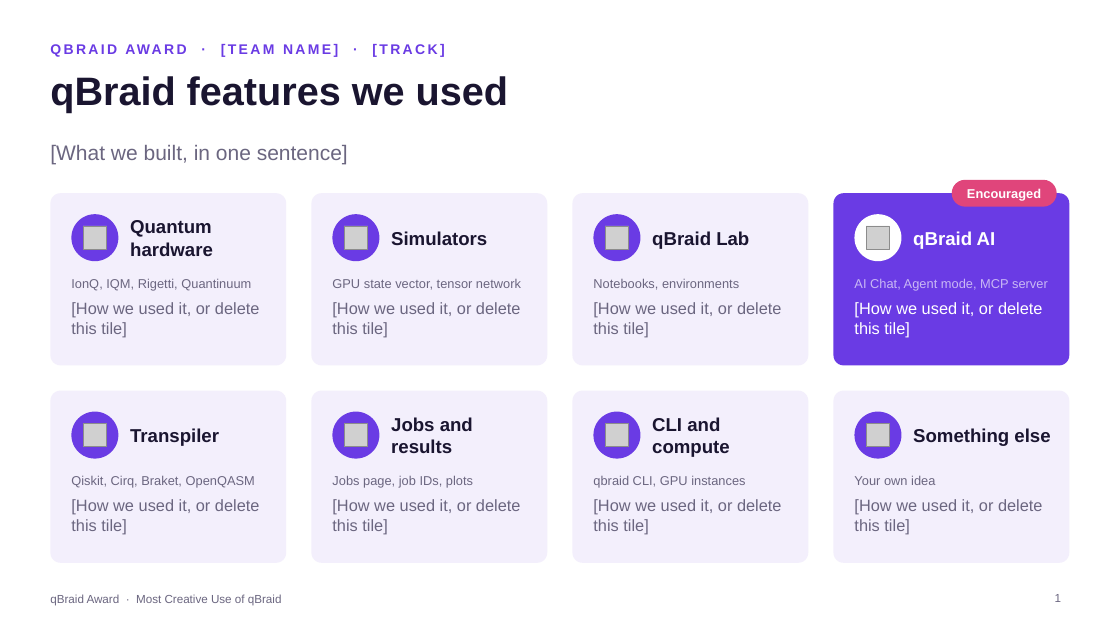
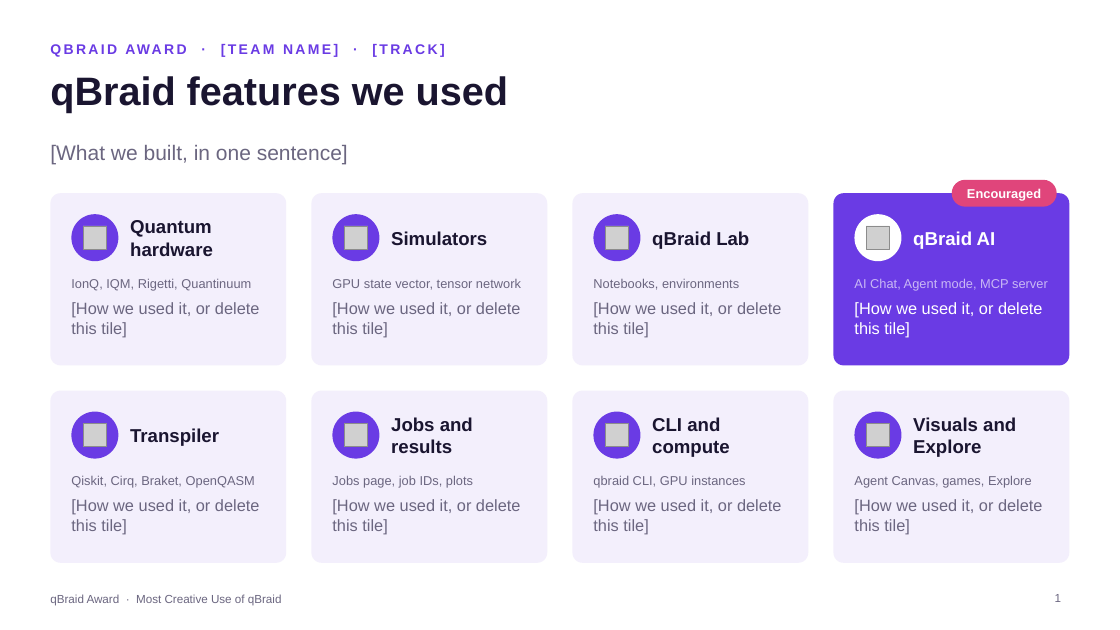
Before and after one commit to qBraid/tn-quantum-hackathon, a slide deck: slide 1 of 4-qbraid-award/qbraid-award-template.pptx. Drawn at 1120x630 pixels with LibreOffice and Linux fonts; fonts in the diff are those of the drawing; grey boxes stand for pictures. Boxes give left, top, right and bottom in pixels: in the first picture for what was removed or moved away, otherwise in the second. Text is boxed around its words. In the diff, an @@ line names an element or a change of style, - is before the commit and + after.

Commit message:
TVA and UTC background from Danna's docs, run-of-show sessions, newcomer-first qBraid Award
- TVA sensor placement: NERC PMU Placement guideline background, fixed-budget and priority-matrix stretch goals, TVA's data links
- TVA plant scheduling: TVA's unit commitment overview and RTS-GMLC data guidance, wind and solar stretch, TVA's data links
- UTC: one hardware run per Part that asks for one (UTC starter guide)
- Root README: 5 teams per track, Saturday TVA spotlight, Quantinuum session, CO.LAB pitching session, portal test
- qBraid Award: 4 timed steps, one-line make_visual starter for Agent Canvas, video script, refreshed template

```diff
--- a/4-qbraid-award/qbraid-award-template.pptx
+++ b/4-qbraid-award/qbraid-award-template.pptx
@@ text at bbox=[913, 417, 1016, 457]: text changed @@
-Something else
+Visuals and Explore
@@ text at bbox=[854, 476, 1032, 488]: text changed @@
-Your own idea
+Agent Canvas, games, Explore
```
Also in this commit, not shown: 2 other slides changed, 8 other files.
